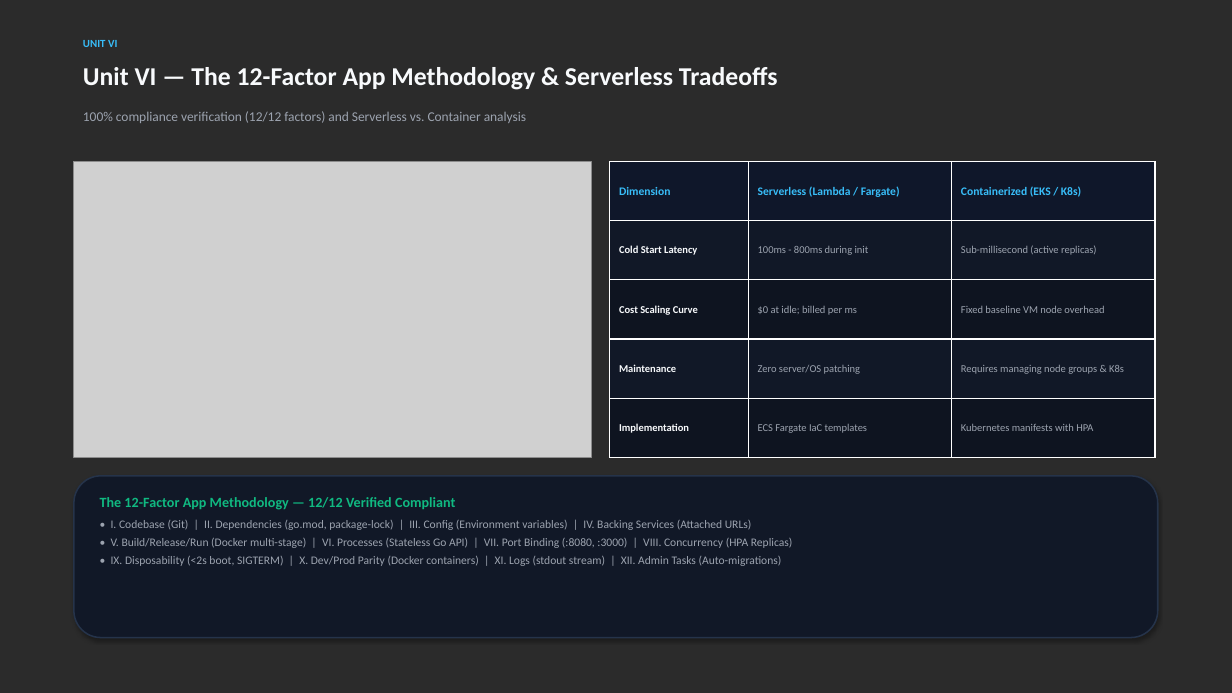
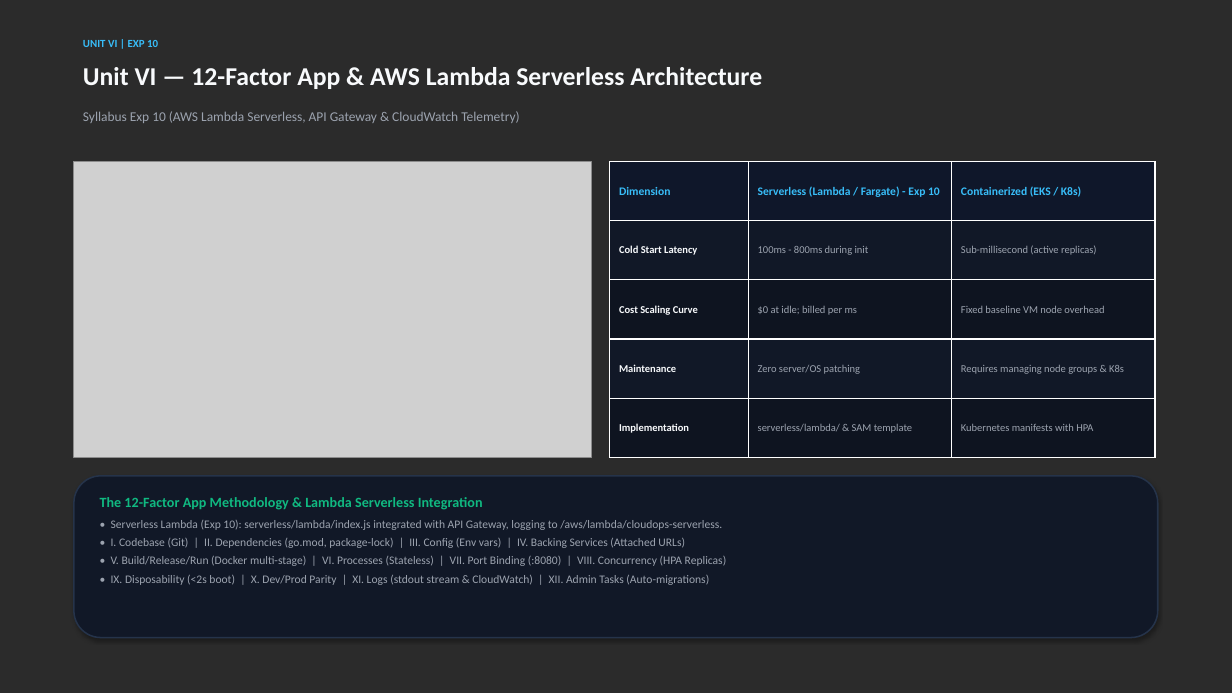
Before and after one commit to phanindra267/DevOps-WebApp, a slide deck: slide 10 of CloudOps_Sentinel_INT378_Presentation.pptx. Drawn at 1232x693 pixels with LibreOffice and Linux fonts; fonts in the diff are those of the drawing; grey boxes stand for pictures; background and template pictures are left out; a plain dark background stands for a picture behind light text. Boxes give left, top, right and bottom in pixels: in the first picture for what was removed or moved away, otherwise in the second. Text is boxed around its words. In the diff, an @@ line names an element or a change of style, - is before the commit and + after.

Commit message:
feat(syllabus): implement all 11 practical experiments for Session 2026-27

```diff
--- a/CloudOps_Sentinel_INT378_Presentation.pptx
+++ b/CloudOps_Sentinel_INT378_Presentation.pptx
@@ text at [83,40,158,47]: text changed @@
-UNIT VI
+UNIT VI | EXP 10
@@ text at [83,67,762,89]: text changed @@
-Unit VI — The 12-Factor App Methodology & Serverless Tradeoffs
+Unit VI — 12-Factor App & AWS Lambda Serverless Architecture
@@ text at [83,111,519,123]: text changed @@
-100% compliance verification (12/12 factors) and Serverless vs. Container analysis
+Syllabus Exp 10 (AWS Lambda Serverless, API Gateway & CloudWatch Telemetry)
@@ table at [610,162,1155,457] @@
-row 1, column 2: Serverless (Lambda / Fargate)
+row 1, column 2: Serverless (Lambda / Fargate) - Exp 10
-row 5, column 2: ECS Fargate IaC templates
+row 5, column 2: serverless/lambda/ & SAM template
@@ text at [100,497,727,585]: text changed @@
-The 12-Factor App Methodology — 12/12 Verified Compliant
-• I. Codebase (Git) | II. Dependencies (go.mod, package-lock) | III. Config (Environment variables) | IV. Backing Services (Attached URLs)
-• V. Build/Release/Run (Docker multi-stage) | VI. Processes (Stateless Go API) | VII. Port Binding (:8080, :3000) | VIII. Concurrency (HPA Replicas)
-• IX. Disposability (<2s boot, SIGTERM) | X. Dev/Prod Parity (Docker containers) | XI. Logs (stdout stream) | XII. Admin Tasks (Auto-migrations)
+The 12-Factor App Methodology & Lambda Serverless Integration
+• Serverless Lambda (Exp 10): serverless/lambda/index.js integrated with API Gateway, logging to /aws/lambda/cloudops-serverless.
+• I. Codebase (Git) | II. Dependencies (go.mod, package-lock) | III. Config (Env vars) | IV. Backing Services (Attached URLs)
+• V. Build/Release/Run (Docker multi-stage) | VI. Processes (Stateless) | VII. Port Binding (:8080) | VIII. Concurrency (HPA Replicas)
+• IX. Disposability (<2s boot) | X. Dev/Prod Parity | XI. Logs (stdout stream & CloudWatch) | XII. Admin Tasks (Auto-migrations)
```
Also in this commit, not shown: 7 other slides changed, 12 other files.
